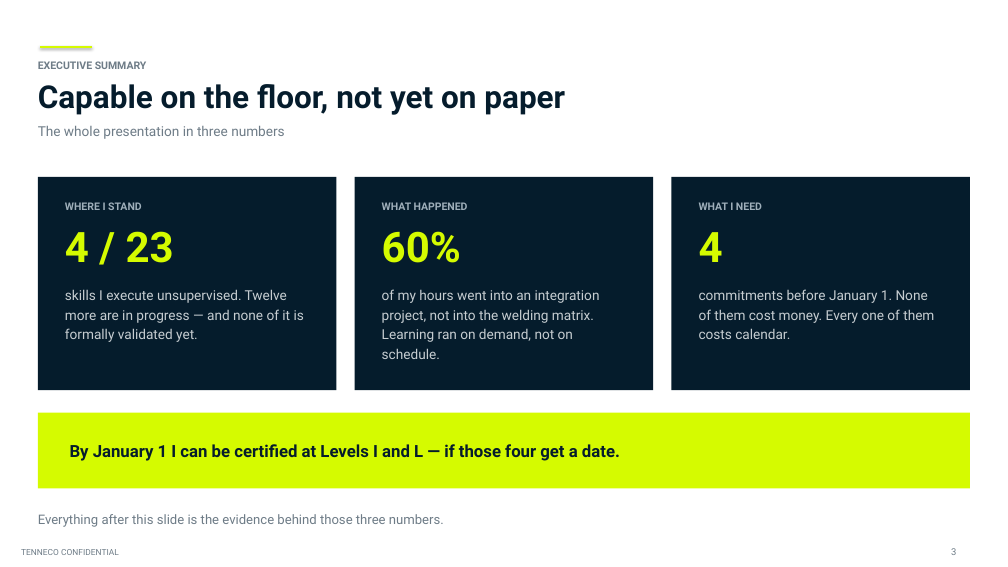
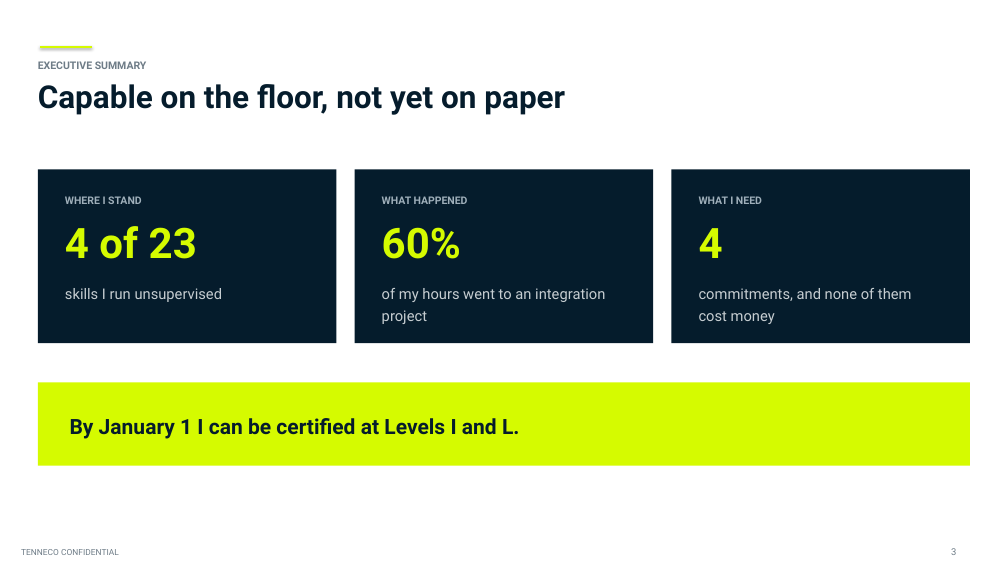
Before and after one commit to adaircarried/Claude-Design, a slide deck: slide 3 of presentations/Tenneco_Intern_Project_Diego_de_Leon.pptx. Drawn at 1008x567 pixels with LibreOffice and Linux fonts; fonts in the diff are those of the drawing; background and template pictures are left out. Boxes give left, top, right and bottom in pixels: in the first picture for what was removed or moved away, otherwise in the second. Text is boxed around its words. In the diff, an @@ line names an element or a change of style, - is before the commit and + after.

```diff
--- a/presentations/Tenneco_Intern_Project_Diego_de_Leon.pptx
+++ b/presentations/Tenneco_Intern_Project_Diego_de_Leon.pptx
@@ text removed at bbox=[38, 126, 284, 139] @@
-The whole presentation in three numbers
@@ rectangle: place and size @@
-rectangle at bbox=[38, 177, 337, 390]
+rectangle at bbox=[38, 169, 337, 343]
@@ rectangle: place and size @@
-rectangle at bbox=[355, 177, 653, 390]
+rectangle at bbox=[355, 169, 653, 343]
@@ rectangle: place and size @@
-rectangle at bbox=[671, 177, 970, 390]
+rectangle at bbox=[671, 169, 970, 343]
@@ text at bbox=[65, 226, 223, 302]: text changed; size 13 to 14 pt @@
-4 / 23
-skills I execute unsupervised. Twelve more are in progress — and none of it is formally validated yet.
+4 of 23
+skills I run unsupervised
@@ text at bbox=[382, 227, 461, 259]: more space between paragraphs @@
@@ text at bbox=[699, 228, 723, 258]: more space between paragraphs @@
@@ text at bbox=[382, 288, 605, 324]: text changed; size 13 to 14 pt @@
-of my hours went into an integration project, not into the welding matrix. Learning ran on demand, not on schedule.
+of my hours went to an integration project
@@ text at bbox=[699, 288, 912, 324]: text changed; size 13 to 14 pt @@
-commitments before January 1. None of them cost money. Every one of them costs calendar.
+commitments, and none of them cost money
@@ rectangle: place and size @@
-rectangle at bbox=[38, 413, 970, 488]
+rectangle at bbox=[38, 383, 970, 466]
@@ text at bbox=[70, 418, 520, 439]: text changed; size 16 to 20 pt @@
-By January 1 I can be certified at Levels I and L — if those four get a date.
+By January 1 I can be certified at Levels I and L.
@@ text removed at bbox=[38, 514, 444, 527] @@
-Everything after this slide is the evidence behind those three numbers.
```
Also in this commit, not shown: 10 other slides changed, 3 other files.
